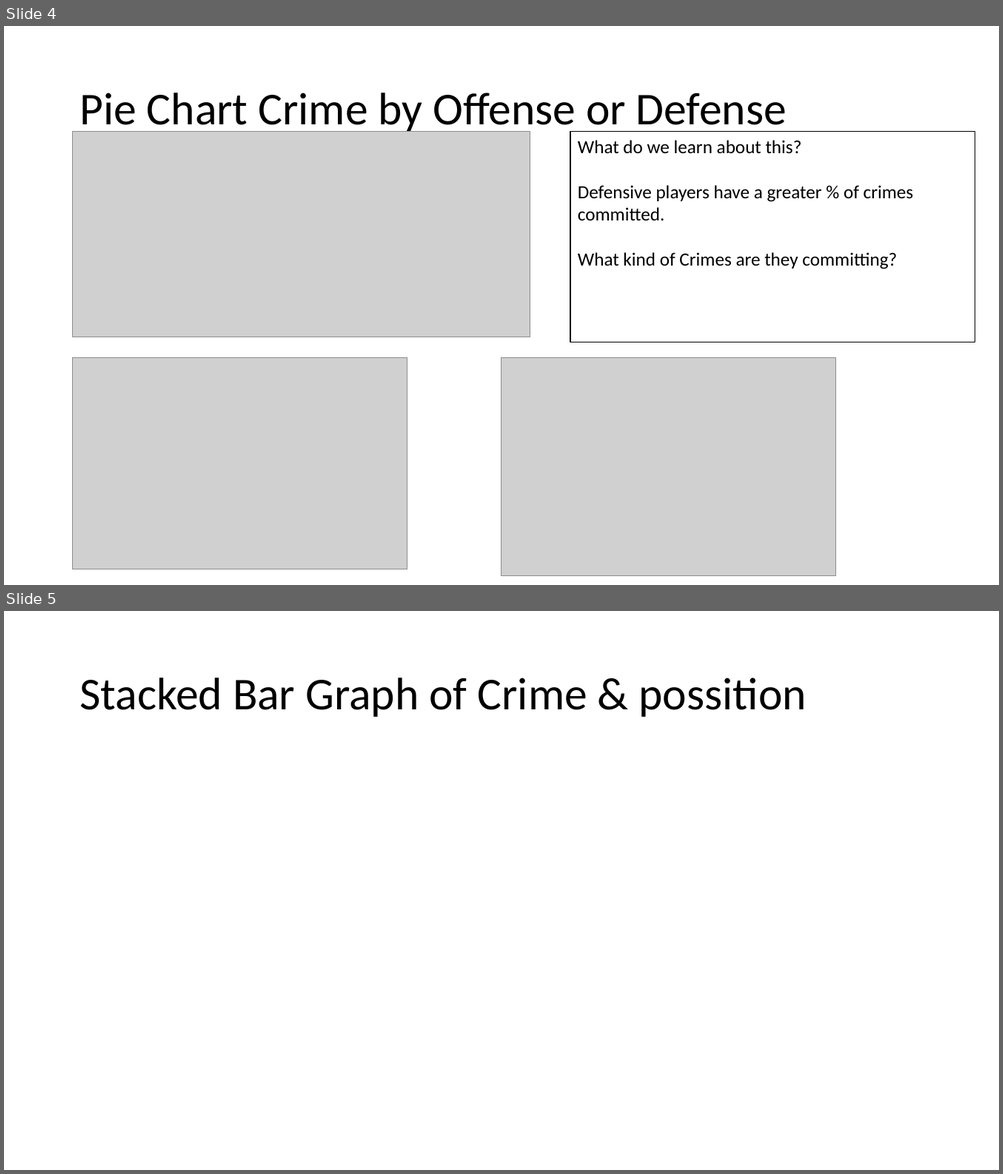
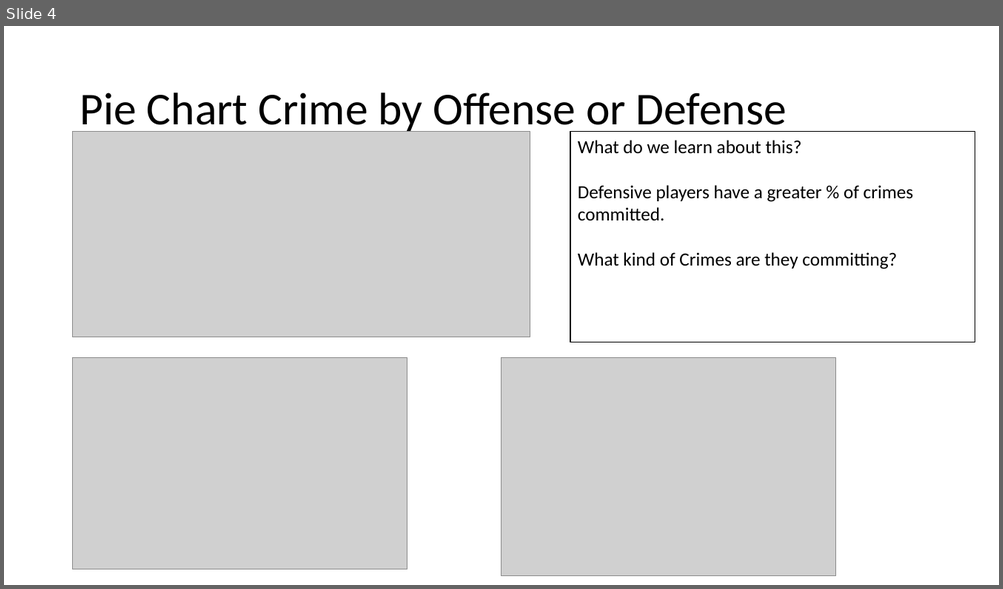
Before and after one commit to alecslaney/project2, a slide deck: CHADS_CODING/CRIME + NFL.pptx. Shown one above the other, each under a label of ours: slides 4 and 5 before the commit, slide 4 after it. The pictures are 1003x1174 and 1003x589 pixels, drawn with LibreOffice and Linux fonts; fonts in the diff are those of the drawing; grey boxes stand for pictures. Boxes give left, top, right and bottom in pixels: in the first picture for what was removed or moved away, otherwise in the second. Text is boxed around its words. In the diff, an @@ line names an element or a change of style, - is before the commit and + after.

```diff
--- a/CHADS_CODING/CRIME + NFL.pptx
+++ b/CHADS_CODING/CRIME + NFL.pptx
@@ slide 5 removed at (x1=4, y1=611, x2=999, y2=1170), background #FFFFFF @@
@@ title removed at (x1=79, y1=678, x2=806, y2=717) @@
-Stacked Bar Graph of Crime & possition
```
Also in this commit, not shown: 2 slides added, 1 other slide removed, 3 other files.
